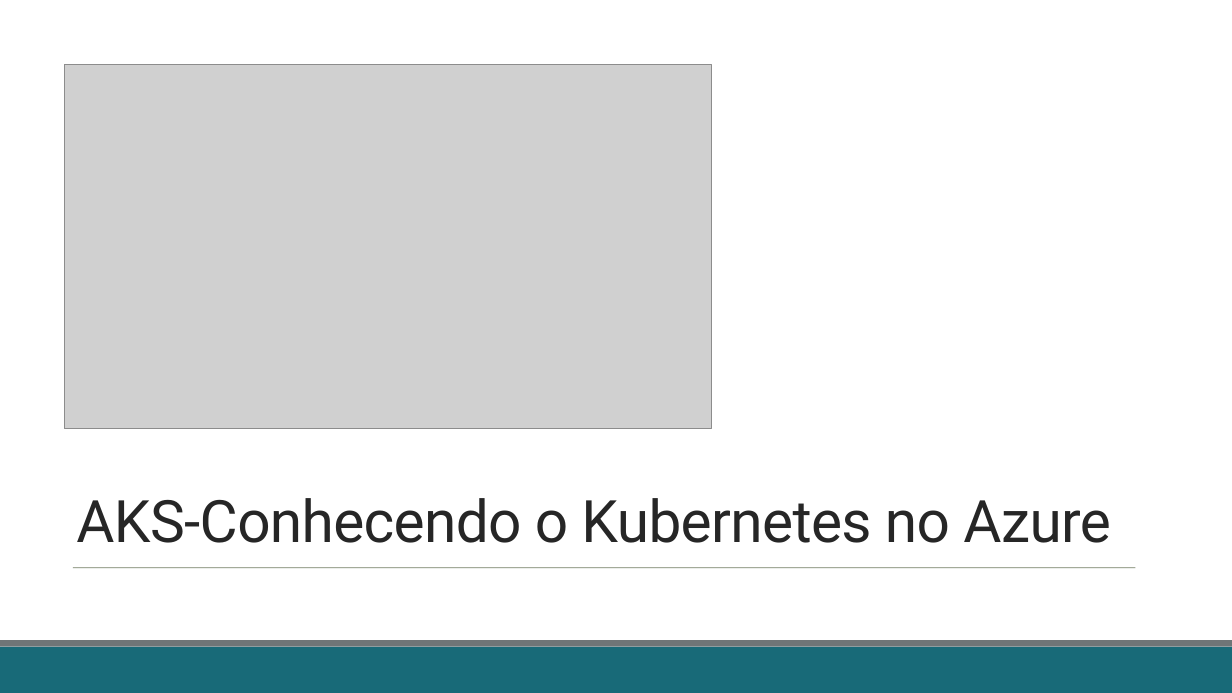
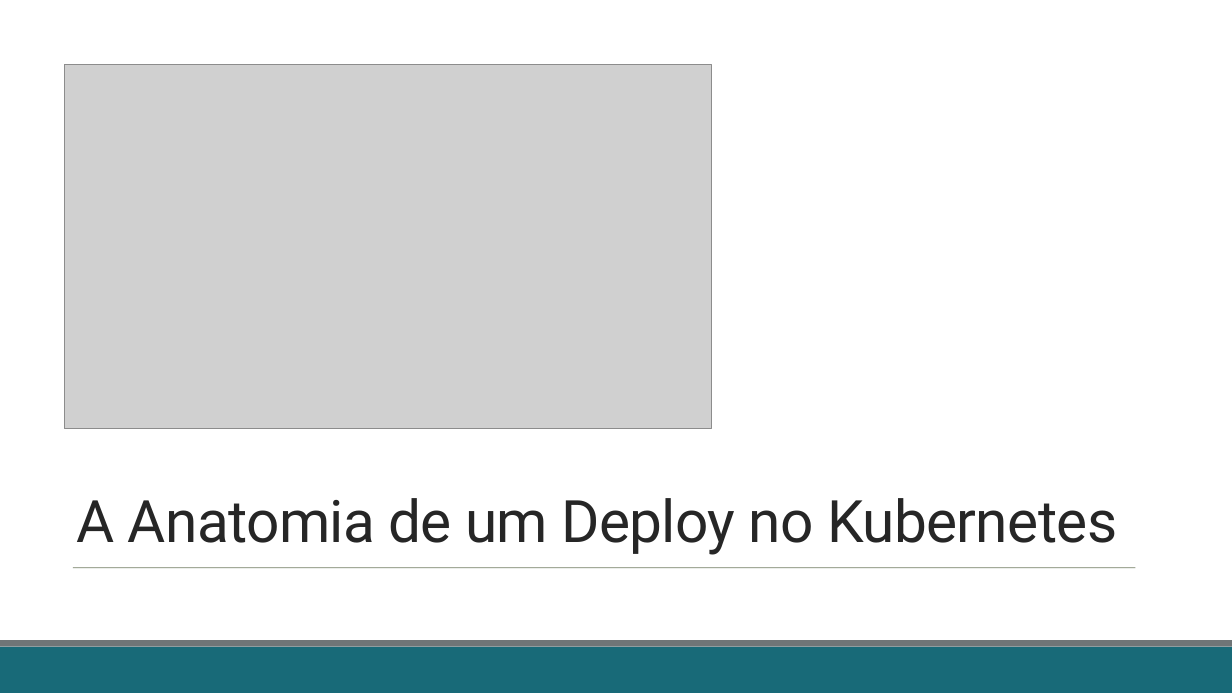
Before and after one commit to fabricioveronez/ApresentacaoAnatomiaDeployK8S, a slide deck: slide 1 of docs/AnatomiaDeployK8S.pptx. Drawn at 1232x693 pixels with LibreOffice and Linux fonts; fonts in the diff are those of the drawing; grey boxes stand for pictures. Boxes give left, top, right and bottom in pixels: in the first picture for what was removed or moved away, otherwise in the second. Text is boxed around its words. In the diff, an @@ line names an element or a change of style, - is before the commit and + after.

```diff
--- a/docs/AnatomiaDeployK8S.pptx
+++ b/docs/AnatomiaDeployK8S.pptx
@@ title at box(76, 498, 1117, 555): text changed @@
-AKS-Conhecendo o Kubernetes no Azure
+A Anatomia de um Deploy no Kubernetes
```
Also in this commit, not shown: 1 other slide changed, 2 slides added.
